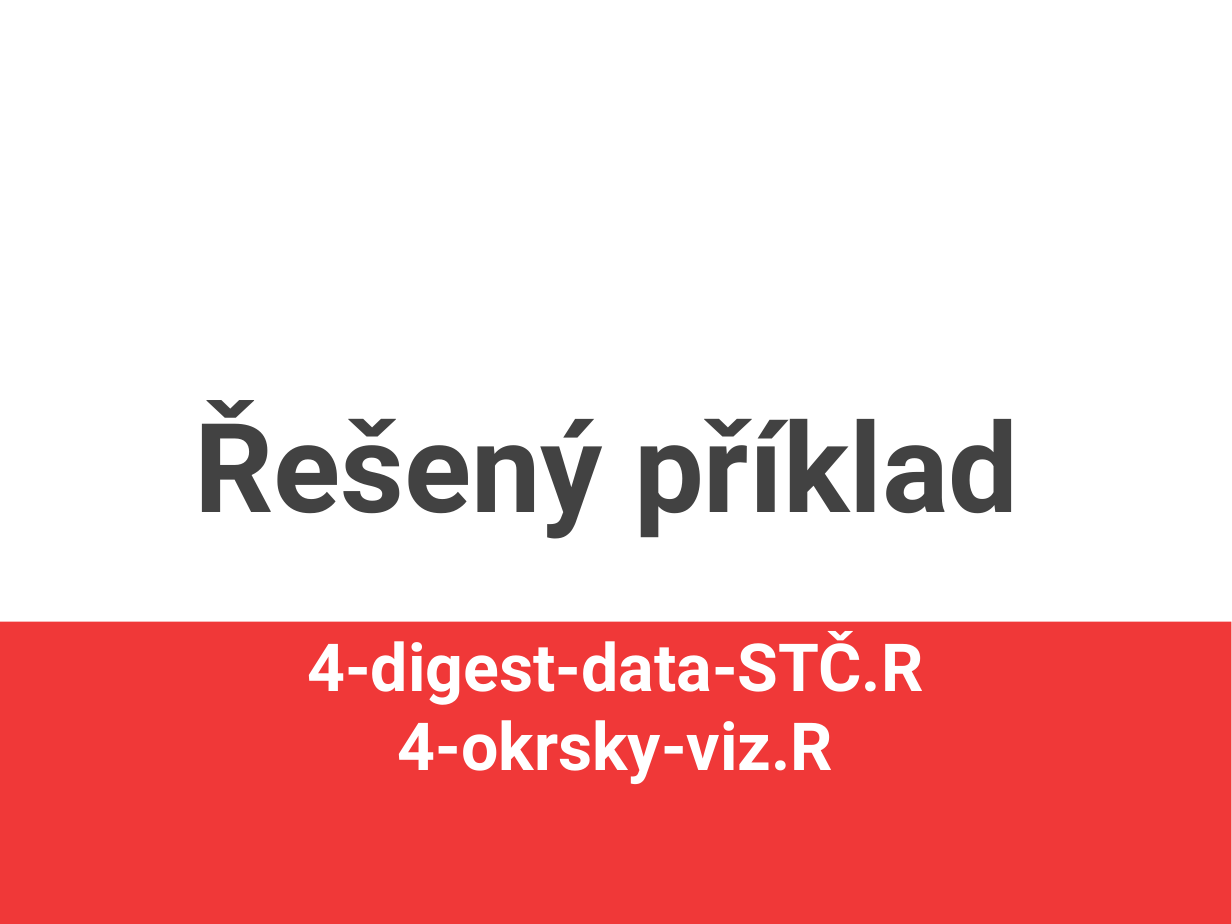
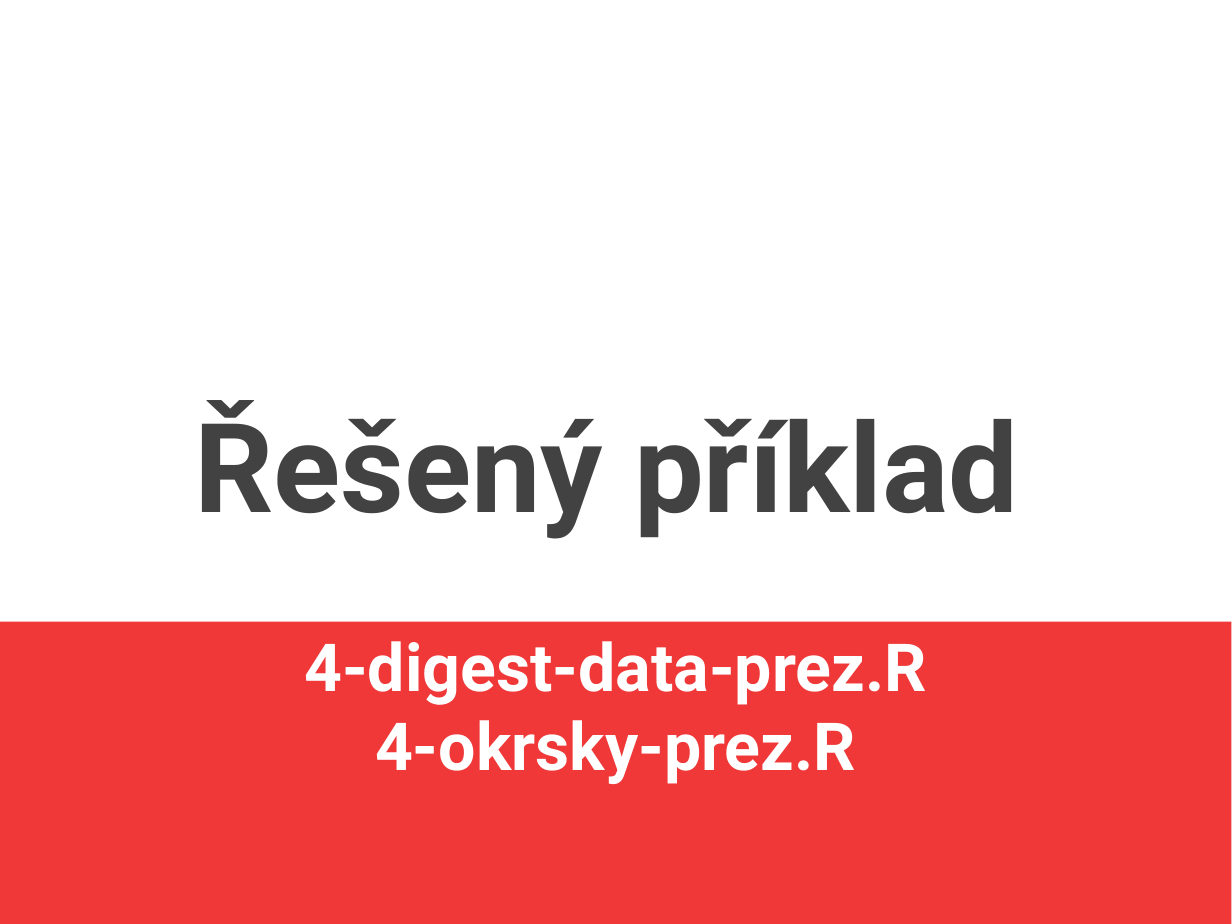
Before and after one commit to jlacko/4EK418, a slide deck: slide 9 of prez/4 - advanced calculations.odp (slide 10 before the commit). Drawn at 1232x924 pixels with LibreOffice and Linux fonts; fonts in the diff are those of the drawing. Boxes give left, top, right and bottom in pixels: in the first picture for what was removed or moved away, otherwise in the second. Text is boxed around its words. In the diff, an @@ line names an element or a change of style, - is before the commit and + after.

```diff
--- a/prez/4 - advanced calculations.odp
+++ b/prez/4 - advanced calculations.odp
@@ subtitle at (304, 641, 927, 784): text changed @@
-4-digest-data-STČ.R
-4-okrsky-viz.R
+4-digest-data-prez.R
+4-okrsky-prez.R
```
Also in this commit, not shown: 5 other slides changed, 6 slides added, 1 slide removed, 1 other file.
